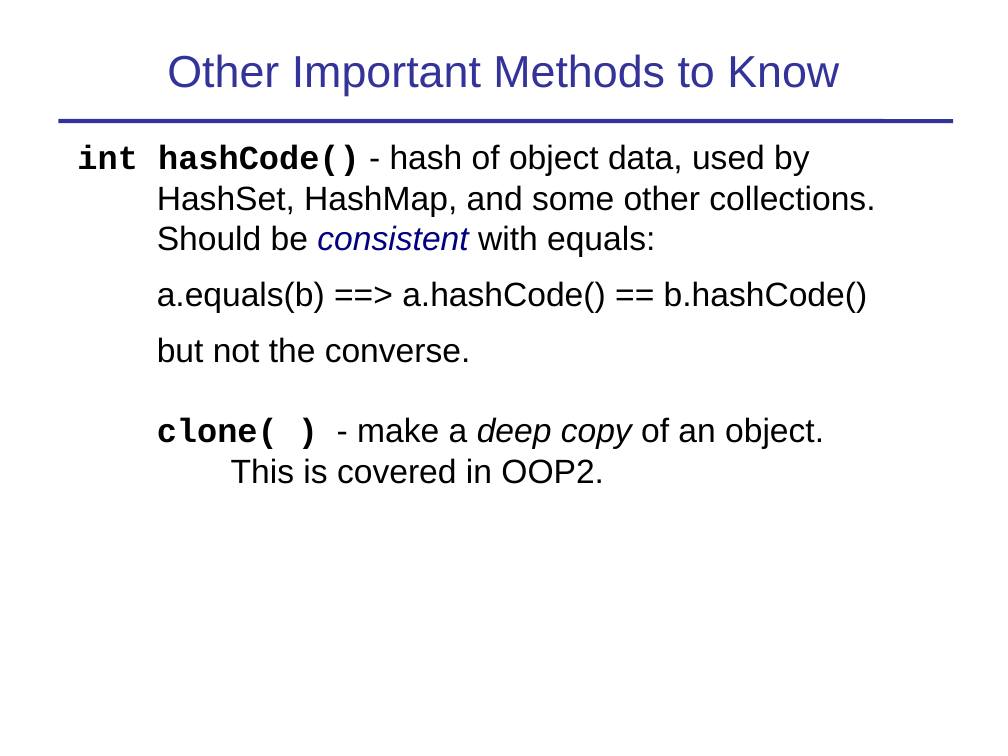
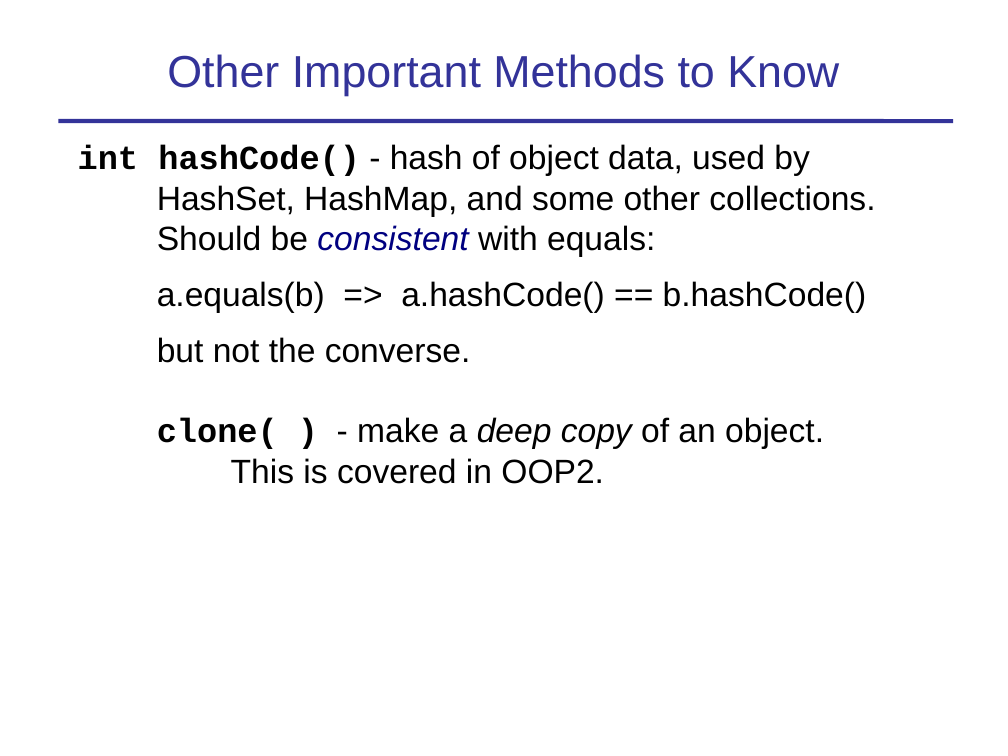
Before and after one commit to cpske/programming1, a slide deck: slide 21 of objects/7-Fundamental-Methods.ppt. Drawn at 1008x756 pixels with LibreOffice and Linux fonts; fonts in the diff are those of the drawing. Boxes give left, top, right and bottom in pixels: in the first picture for what was removed or moved away, otherwise in the second. Text is boxed around its words. In the diff, an @@ line names an element or a change of style, - is before the commit and + after.

```diff
--- a/objects/7-Fundamental-Methods.ppt
+++ b/objects/7-Fundamental-Methods.ppt
@@ text at (x1=78, y1=144, x2=875, y2=484): indent changed @@
@@ text at (x1=157, y1=281, x2=867, y2=313): text changed @@
-a.equals(b) ==> a.hashCode() == b.hashCode()
+a.equals(b) => a.hashCode() == b.hashCode()
```
Also in this commit, not shown: 9 other slides changed, 8 other files.
